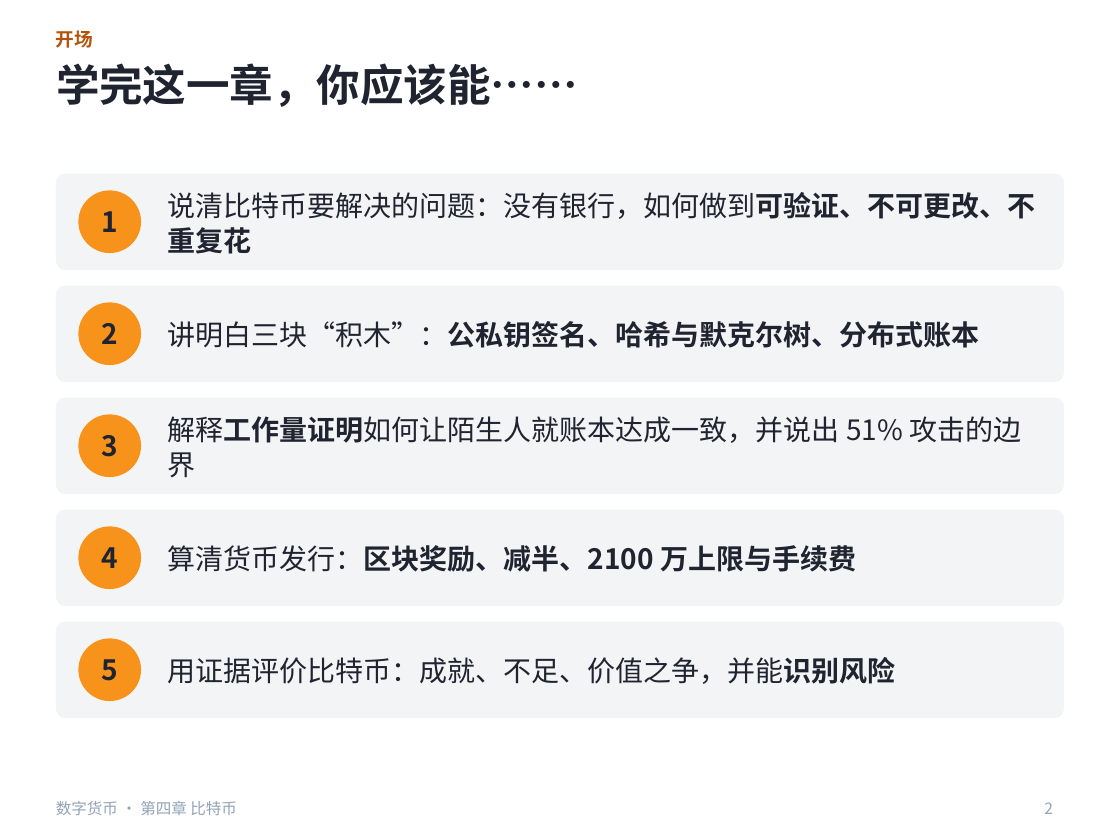
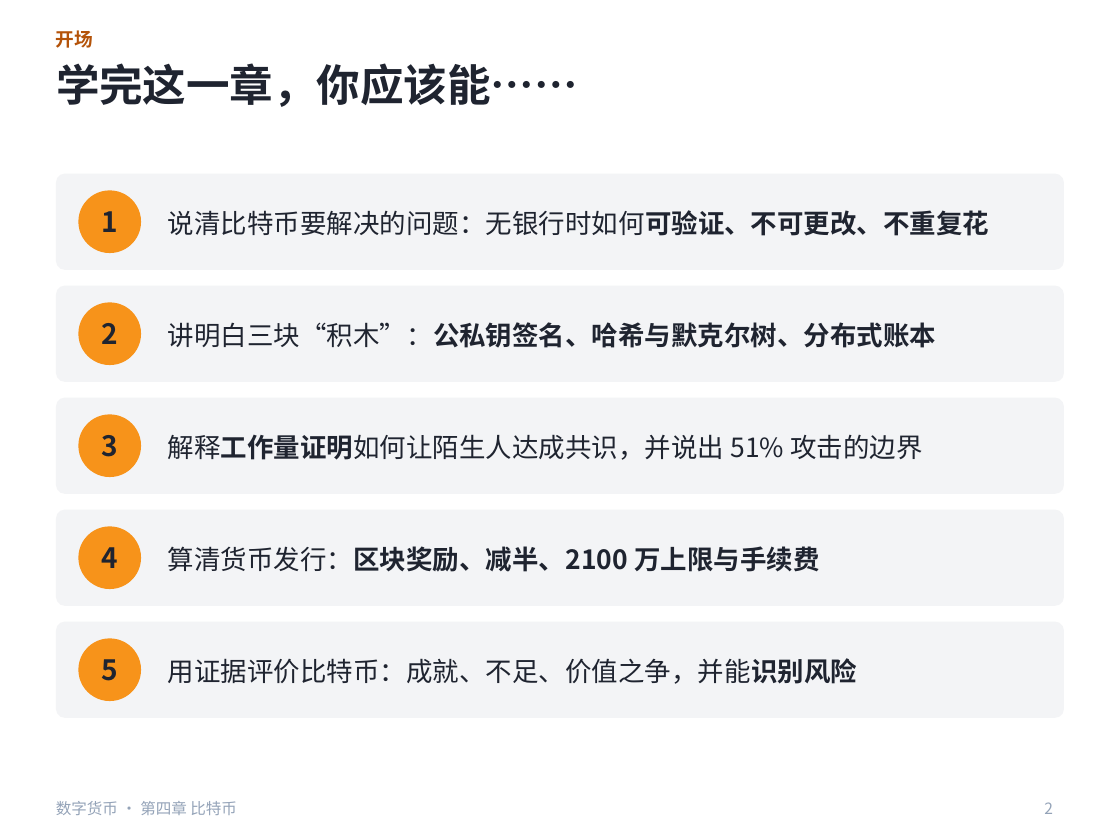
Before and after one commit to hkm500/ppt, a slide deck: slide 2 of 数字货币4_优化版.pptx. Drawn at 1120x840 pixels with LibreOffice and Linux fonts; fonts in the diff are those of the drawing. Boxes give left, top, right and bottom in pixels: in the first picture for what was removed or moved away, otherwise in the second. Text is boxed around its words. In the diff, an @@ line names an element or a change of style, - is before the commit and + after.

```diff
--- a/数字货币4_优化版.pptx
+++ b/数字货币4_优化版.pptx
@@ text at (168, 210, 989, 236): text changed; size 18 to 17 pt @@
-说清比特币要解决的问题：没有银行，如何做到可验证、不可更改、不重复花
+说清比特币要解决的问题：无银行时如何可验证、不可更改、不重复花
@@ text at (168, 434, 922, 460): text changed; size 18 to 17 pt @@
-解释工作量证明如何让陌生人就账本达成一致，并说出 51% 攻击的边界
+解释工作量证明如何让陌生人达成共识，并说出 51% 攻击的边界
@@ size 18 to 17 pt in 3 elements at (168, 322, 936, 348), (168, 546, 819, 572), (168, 658, 857, 684) @@
```
Also in this commit, not shown: 15 other slides changed, 40 other files.
